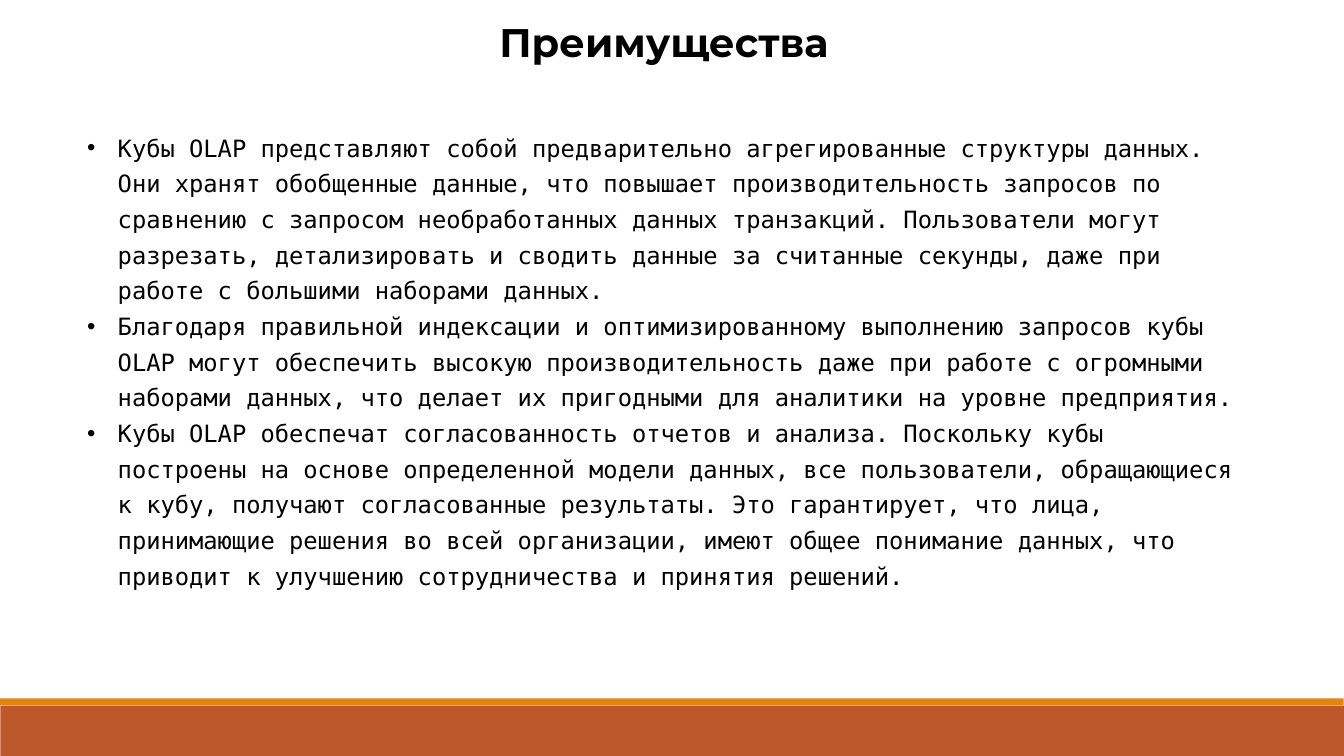
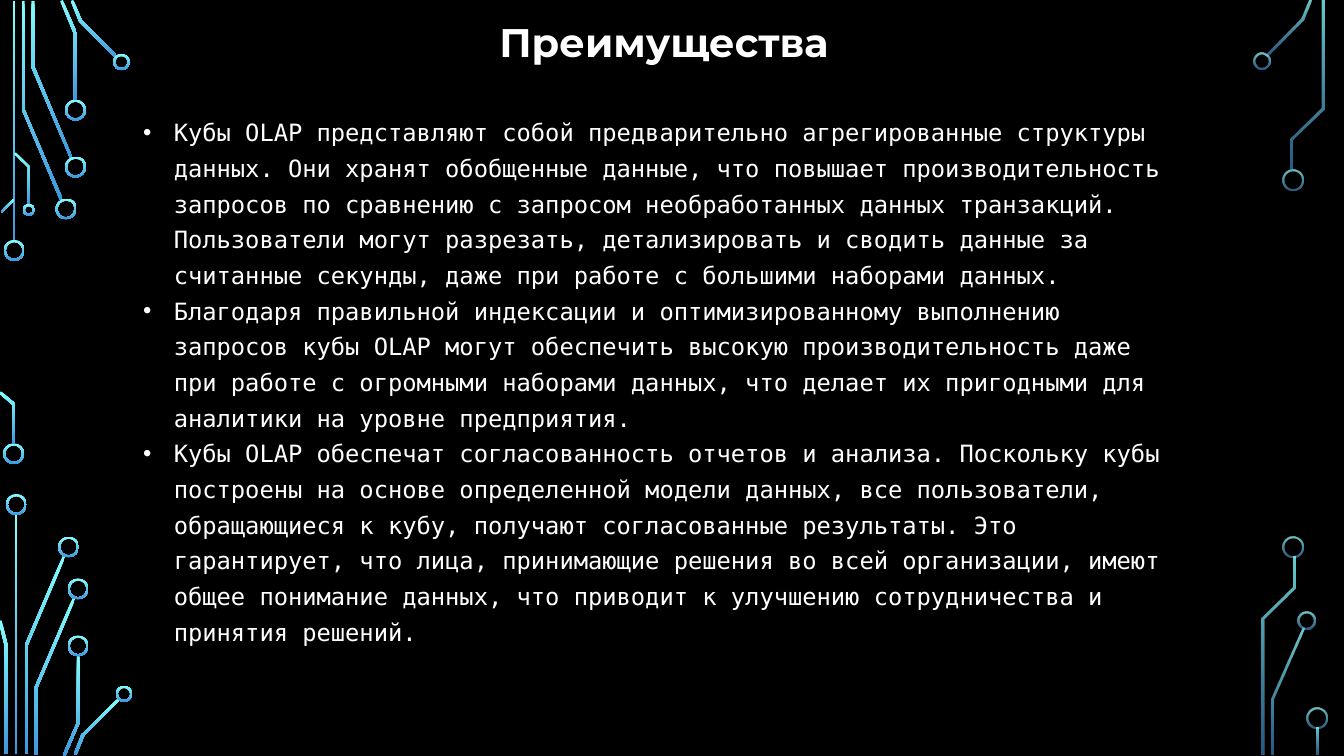
Before and after one commit to Raccoonn78/MagiCtr, a slide deck: slide 6 of Профессиональное ориентирование/создание системы для olap кубов.pptx. Drawn at 1344x756 pixels with LibreOffice and Linux fonts; fonts in the diff are those of the drawing; background and template pictures are left out. Boxes give left, top, right and bottom in pixels: in the first picture for what was removed or moved away, otherwise in the second. Text is boxed around its words. In the diff, an @@ line names an element or a change of style, - is before the commit and + after.

```diff
--- a/Профессиональное ориентирование/создание системы для olap кубов.pptx
+++ b/Профессиональное ориентирование/создание системы для olap кубов.pptx
@@ background #FFFFFF to picture (left out) @@
@@ text "Преимущества" at (499, 29, 828, 65): text colour #000000 to #FFFFFF @@
@@ text "Кубы OLAP представляют собой предварительно ..." at (174, 122, 1159, 574): text colour #000000 to #FFFFFF @@
@@ text "Кубы OLAP представляют собой предварительно ...": place and size @@
-text "Кубы OLAP представляют собой предварительно ..." at (118, 138, 1232, 590)
+text "Кубы OLAP представляют собой предварительно ..." at (174, 122, 1159, 574)
@@ rectangle removed at (0, 698, 1343, 705) @@
@@ rectangle removed at (1, 705, 1344, 755) @@
@@ group added at (0, 0, 1327, 756): 33 freeform shapes, 3 rectangles @@
```
Also in this commit, not shown: 9 other slides changed, 1 other file.
